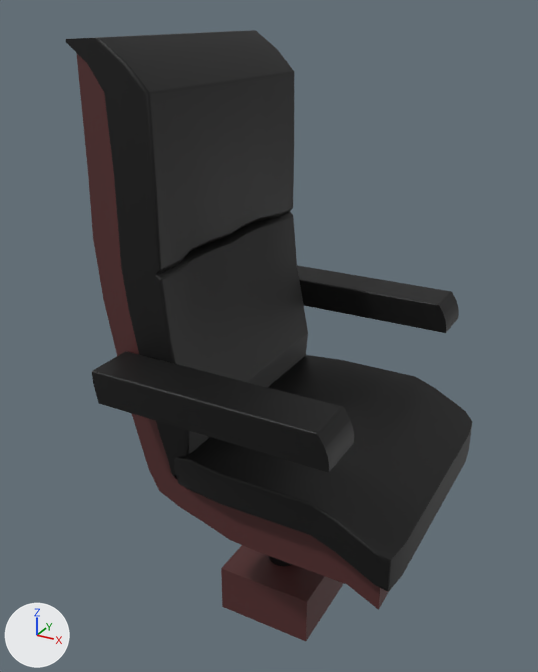
What one commit did to the FBX model Assets/Models/Principals/Principal_Chair.fbx.
Both versions are drawn from a camera (50 mm lens) standing at (0.689, -0.5, 0.522) and looking at (0.415, -0.002, 0.273). Every picture has the same lights, and +X, +Y and +Z are marked at lower left. Where no turn or scale is listed for an object, it has been applied to the vertices.
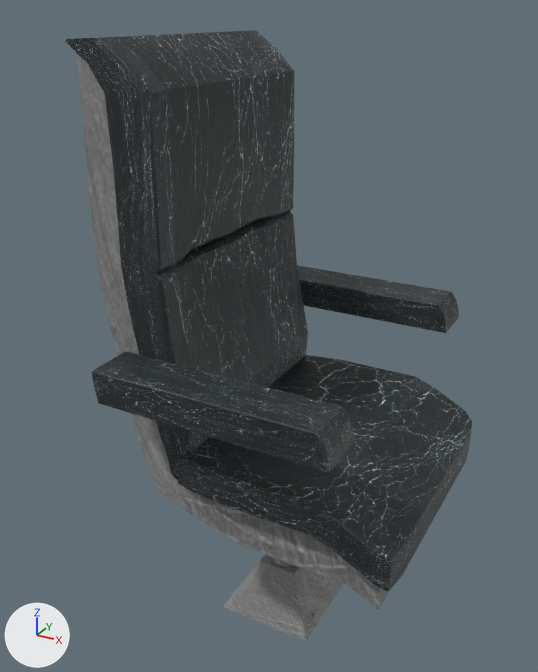
The newer file is also rescaled (x2.987), turned or shifted as a whole; pictures and numbers use the older file's frame.

Patch to the scene script:
```diff
--- a/Assets/Models/Principals/Principal_Chair.fbx.py
+++ b/Assets/Models/Principals/Principal_Chair.fbx.py
@@ img_texturescom_leather0069_2_m_jpg @@
+img_texturescom_leather0069_2_m_jpg = load_image('TexturesCom_Leather0069_2_M.jpg', '_unpacked/TexturesCom_Leather0069_2_M.jpg', 1600, 1137, 'sRGB')
@@ img_texturescom_metalbare0019_s_jpg @@
+img_texturescom_metalbare0019_s_jpg = load_image('TexturesCom_MetalBare0019_S.jpg', '_unpacked/TexturesCom_MetalBare0019_S.jpg', 1220, 1168, 'sRGB')
@@ mat_phong2 @@
 mat_phong2 = principled_material('phong2')
-mat_phong2.base_color = (0.0, 0.0, 0.0)  # black #000000
+mat_phong2.texture = img_texturescom_leather0069_2_m_jpg
 mat_phong2.roughness = 0.553
@@ mat_phong1 @@
 mat_phong1 = principled_material('phong1')
-mat_phong1.base_color = (0.0866, 0.0237, 0.0237)  # brown #532b2b
+mat_phong1.texture = img_texturescom_metalbare0019_s_jpg
 mat_phong1.roughness = 0.553
@@ me_mesh_001 @@
 me_mesh_001.from_pydata(...)  # 8 vertices, 6 faces; spans x -0.0442..0.0442, y -0.0442..0.0442, z -0.0231..0.0231
 # used by ob_pcube2; location = (0.43, 0.002, 0.024)
-me_mesh_001.vertices[2].co = (-0.0442, -0.0442, 0.0231)  # pixel (221, 568)
-me_mesh_001.vertices[3].co = (0.0442, -0.0442, 0.0231)  # pixel (307, 601)
-me_mesh_001.vertices[4].co = (-0.0442, 0.0442, 0.0231)
-me_mesh_001.vertices[5].co = (0.0442, 0.0442, 0.0231)
+# me_mesh_001 part 1
+me_mesh_001.vertices[2].co = (-0.0183, -0.0183, 0.0231)  # pixel (259, 560)
+me_mesh_001.vertices[3].co = (0.0183, -0.0183, 0.0231)  # pixel (294, 573)
+me_mesh_001.vertices[4].co = (-0.0183, 0.0183, 0.0231)
+me_mesh_001.vertices[5].co = (0.0183, 0.0183, 0.0231)
 me_mesh_001.materials.append(mat_phong1)
```

What differs and where, as boxes [x1, y1, x2, y2] in the pictures (538 x 672 px):
'pCube4', surface changed: [66, 30, 308, 476] in both
'pCube5', surface changed: [174, 355, 472, 592] in both
'pCube7', surface changed: [92, 351, 354, 473] in both
'pCube3', surface changed (brown to grey): [76, 53, 388, 610] in both
'pCube2', surface changed, reshaped (brown to grey): before [221, 545, 344, 641]; after [223, 555, 344, 641]
'pCube6', surface changed: [297, 267, 459, 333] in both
'pCylinder1', surface changed: [269, 556, 292, 566] in both
